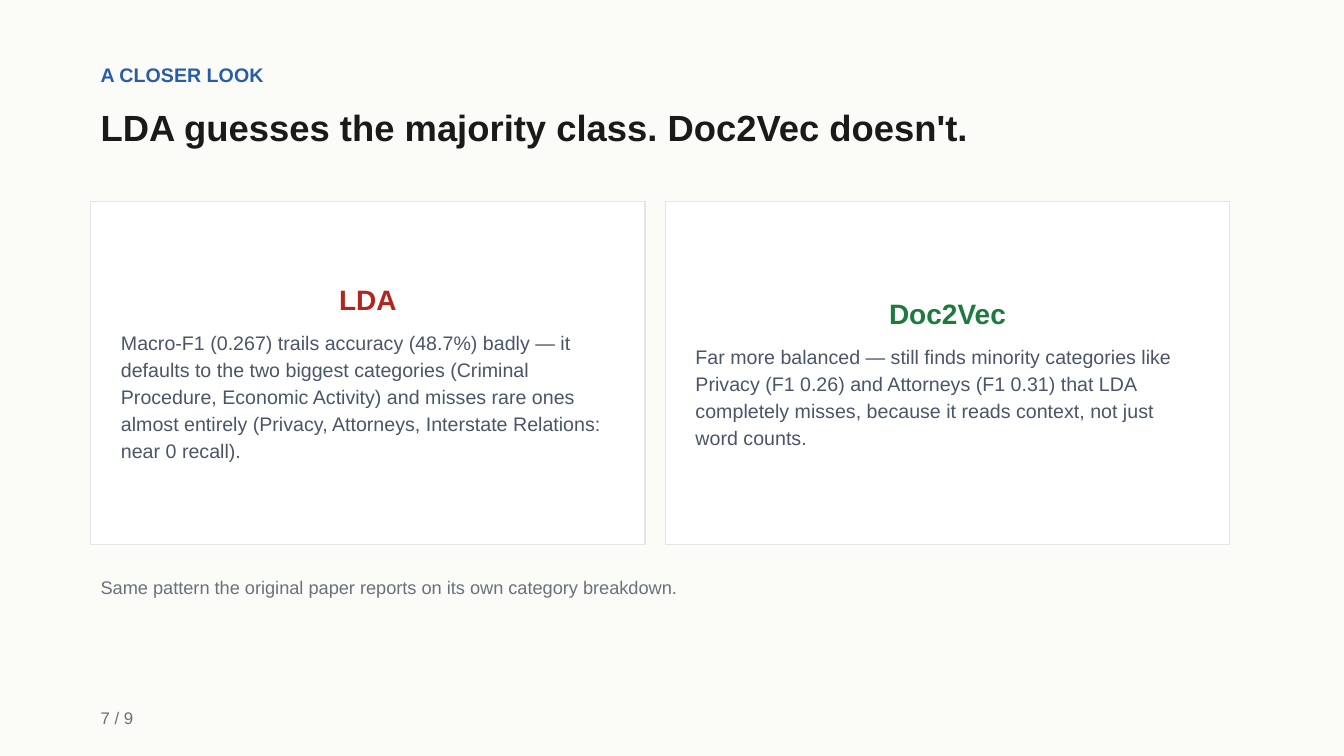
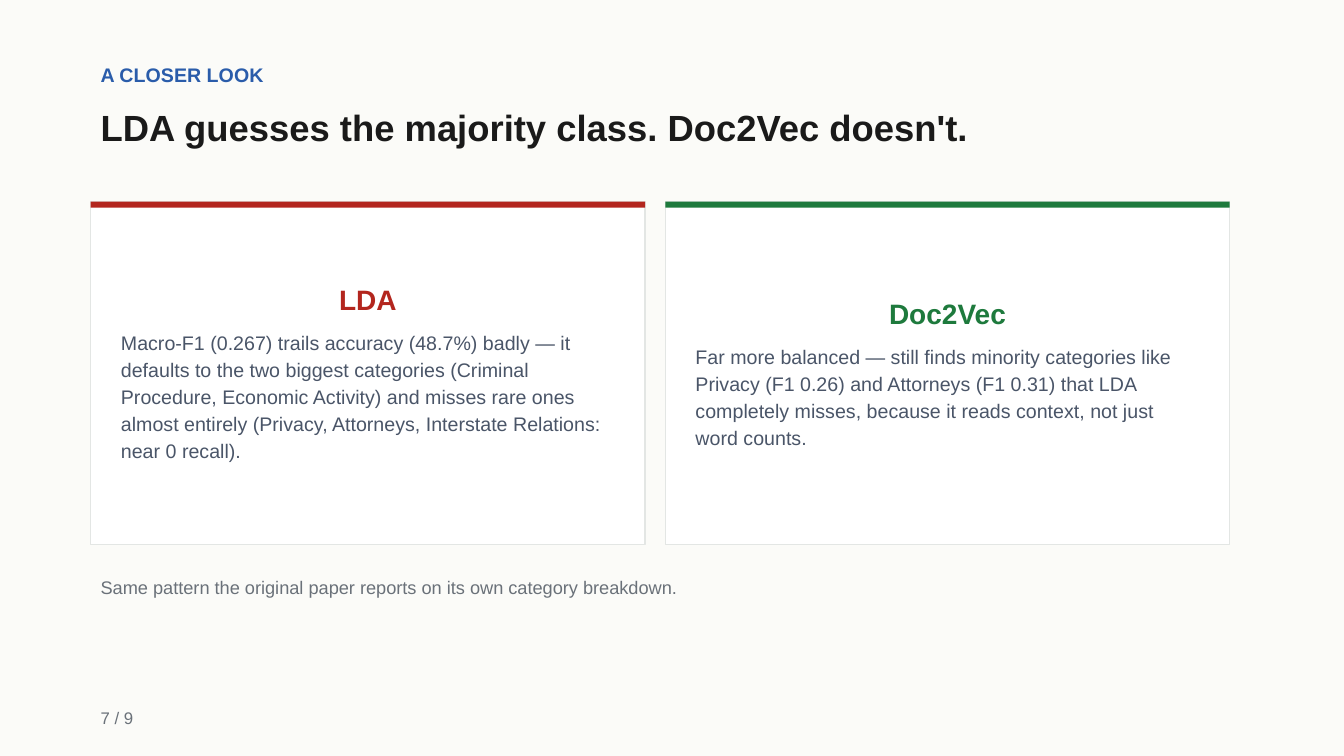
Before and after one commit to amogh-herle/ML-MINI-PROJECT, a slide deck: slide 8 of report/slides.pptx. Drawn at 1344x756 pixels with LibreOffice and Linux fonts; fonts in the diff are those of the drawing. Boxes give left, top, right and bottom in pixels: in the first picture for what was removed or moved away, otherwise in the second. Text is boxed around its words. In the diff, an @@ line names an element or a change of style, - is before the commit and + after.

```diff
--- a/report/slides.pptx
+++ b/report/slides.pptx
@@ rectangle added at <box>91,202,645,208</box>, fill #B3261E @@
@@ rectangle added at <box>665,202,1230,208</box>, fill #1E7A3D @@
```
Also in this commit, not shown: 8 other slides changed, 5 other files.
